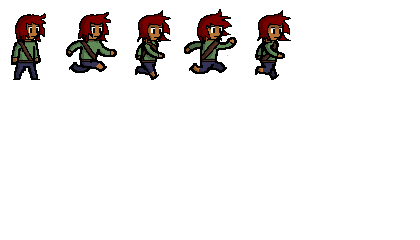
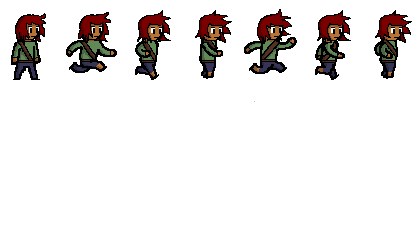
Layer changes from the first 420 x 240 image to the second:
painted on "shading" over [15, 10, 405, 102]
painted on "hair outline" over [195, 9, 412, 44]
painted on "hair coloring" over [197, 10, 409, 41]
painted on "details" over [138, 39, 397, 62]
painted on "outlines" over [135, 14, 404, 80]
painted on "coloring" over [135, 16, 403, 78]
